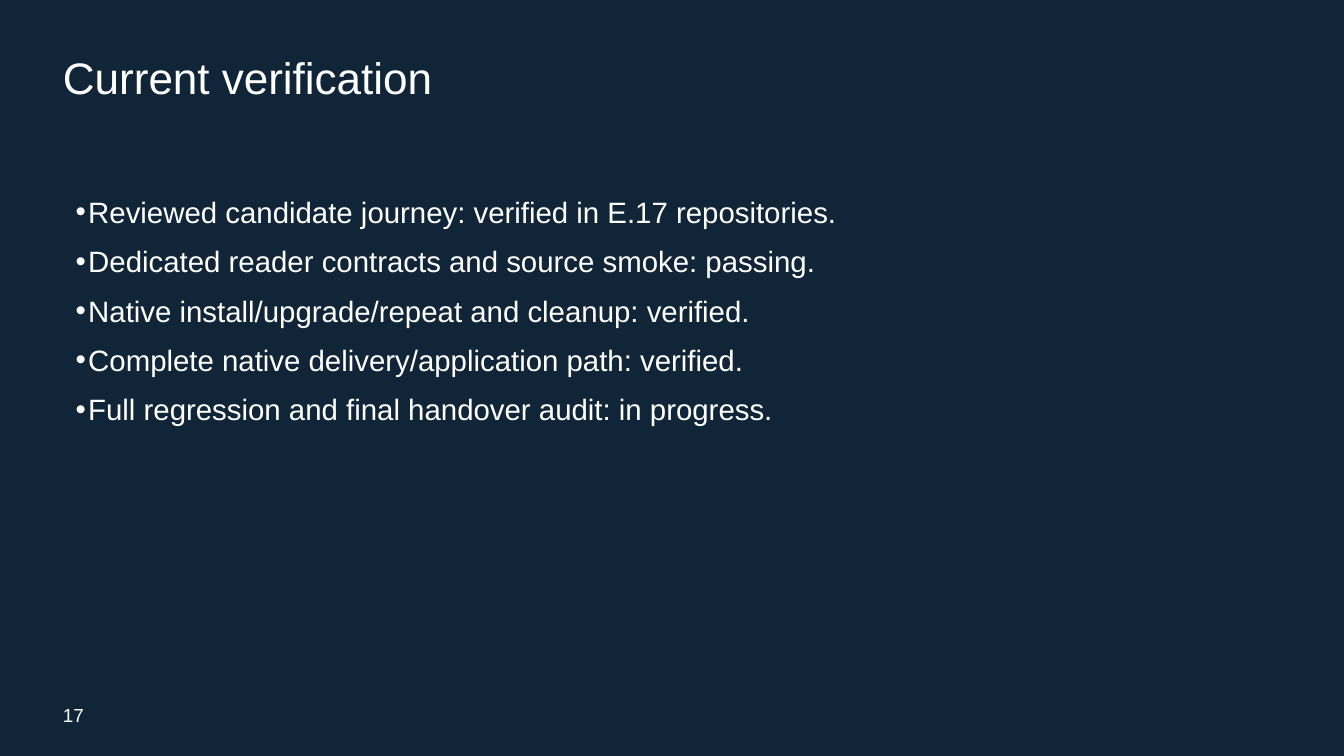
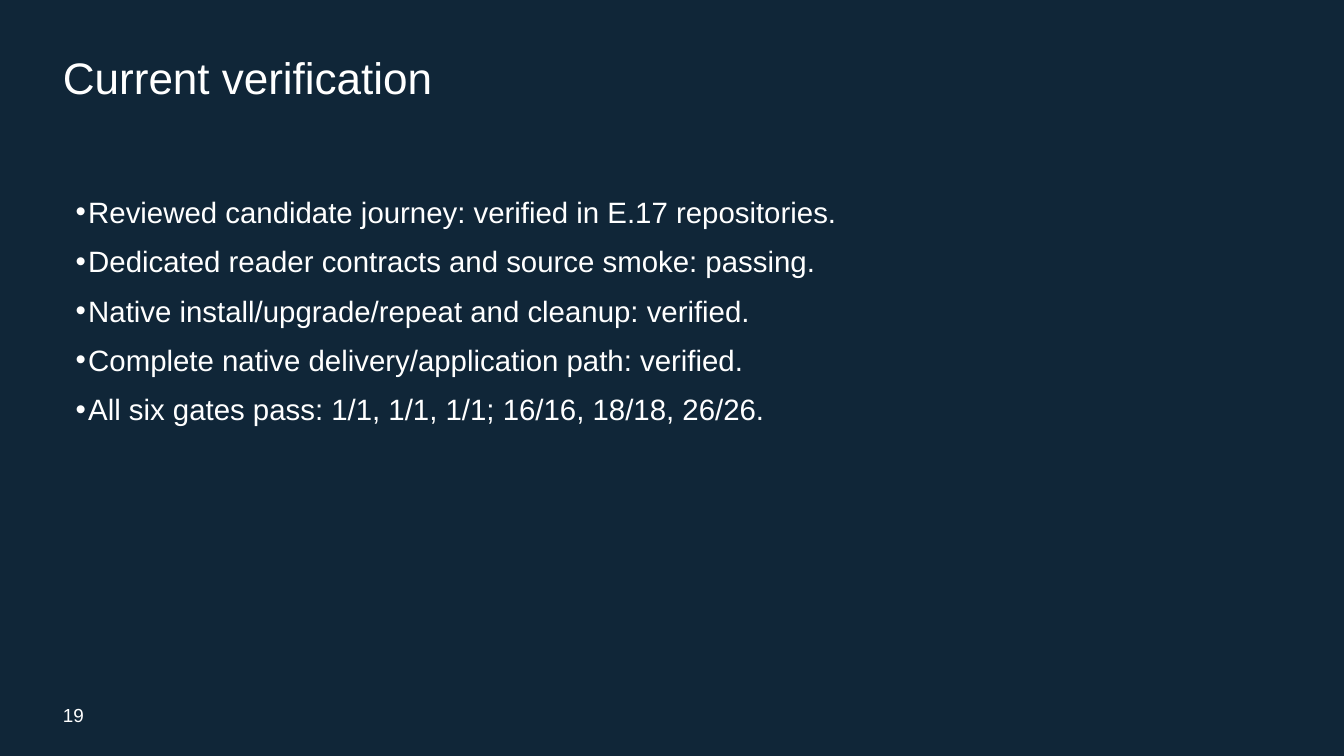
Before and after one commit to rstyczynski/APEX_CICD, a slide deck: slide 19 of progress/E.17/sprint_E.17_increment_demo.pptx (slide 17 before the commit). Drawn at 1344x756 pixels with LibreOffice and Linux fonts; fonts in the diff are those of the drawing. Boxes give left, top, right and bottom in pixels: in the first picture for what was removed or moved away, otherwise in the second. Text is boxed around its words. In the diff, an @@ line names an element or a change of style, - is before the commit and + after.

Commit message:
docs: (E.17) finalize audited handover and close sprint

```diff
--- a/progress/E.17/sprint_E.17_increment_demo.pptx
+++ b/progress/E.17/sprint_E.17_increment_demo.pptx
@@ text at [88,398,764,426]: text changed @@
-• Full regression and final handover audit: in progress.
+• All six gates pass: 1/1, 1/1, 1/1; 16/16, 18/18, 26/26.
@@ text at [63,709,84,722]: text changed @@
-17
+19
```
Also in this commit, not shown: 8 other slides changed, 2 slides added, 34 other files.
